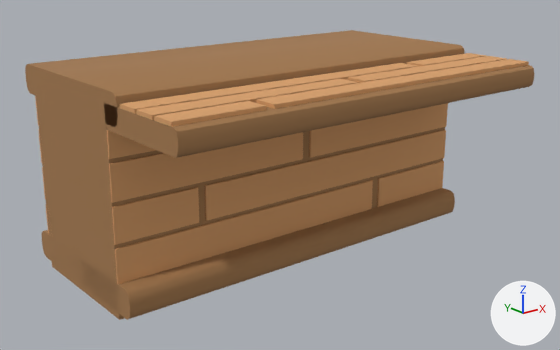
Renders of the FBX model Assets/Graphics/Models/Cabinets/Counter_Straight_2.fbx from each side of a commit.
The view is the same before and after, from a 50 mm lens placed at (-4.57, -6.01, 3.05), pointed at (-0.09, -0.41, 0.81). Arrows for +X, +Y and +Z are at lower right; the lights stay in place. Where no turn or scale is listed for an object, it has been applied to the vertices.

The older version as bpy lines, for what is in view:
```python
me_environment_counter_straight_2 = bpy.data.meshes.new('Environment_Counter_Straight_2')
me_environment_counter_straight_2.from_pydata(...)  # 375 vertices, 308 faces; spans x -2.0..2.0, y -1.72..0.88, z 0.0..1.92
me_environment_counter_straight_2.materials.append(mat_atlas)  # picture img_sushi_atlas_png
ob_environment_counter_straight_2 = bpy.data.objects.new('Environment_Counter_Straight_2', me_environment_counter_straight_2)
ob_environment_counter_straight_2.location = (0.0, 0.0, 0.0)
```
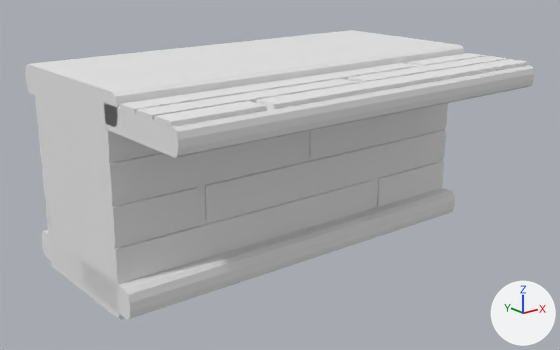
What differs and where, as boxes [x1, y1, x2, y2] in the pictures (560 x 350 px):
'Environment_Counter_Straight_2', recoloured (brown to grey)
    both: [25, 30, 535, 320]

Patch to the scene script:
```diff
--- a/Assets/Graphics/Models/Cabinets/Counter_Straight_2.fbx.py
+++ b/Assets/Graphics/Models/Cabinets/Counter_Straight_2.fbx.py
@@ mat_atlas_008 @@
+mat_atlas_008 = principled_material('Atlas.008')
+mat_atlas_008.base_color = (0.8, 0.8, 0.8)  # white #e7e7e7
+mat_atlas_008.roughness = 1.0
@@ me_environment_counter_straight_2 @@
 me_environment_counter_straight_2.from_pydata(...)  # 375 vertices, 308 faces; spans x -2.0..2.0, y -1.72..0.88, z 0.0..1.92
-me_environment_counter_straight_2.materials.append(mat_atlas)  # picture img_sushi_atlas_png
+me_environment_counter_straight_2.materials.append(mat_atlas_008)  # white #e7e7e7
```
